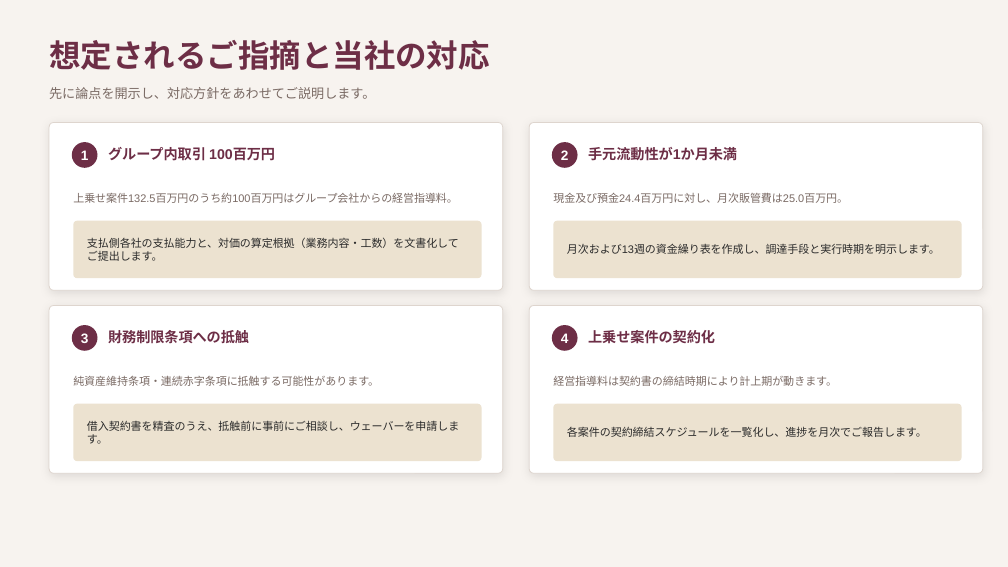
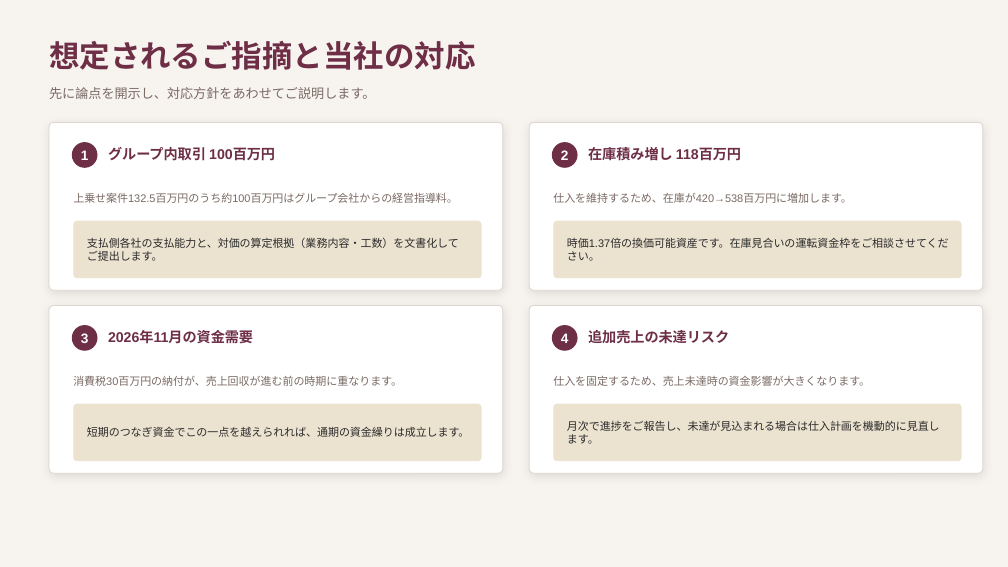
Before and after one commit to nakano-winebank/wine-auction, a slide deck: slide 14 of out/WineBank_FY2027_銀行提出.pptx. Drawn at 1008x567 pixels with LibreOffice and Linux fonts; fonts in the diff are those of the drawing. Boxes give left, top, right and bottom in pixels: in the first picture for what was removed or moved away, otherwise in the second. Text is boxed around its words. In the diff, an @@ line names an element or a change of style, - is before the commit and + after.

Commit message:
銀行提出用パワポをプランDで全面刷新（全16枚）
- 上場関連コストの削除、クルーザー事業利益の営業収益計上、
  ワイン仕入FY2026同水準維持、期首現預金3,000万円を全スライドに反映
- 4プラン比較（A/B/C/D）を新設し、資金繰りが成立するのはDのみである
  ことを明示
- ワイン在庫戦略のスライドを新設。仕入を絞ると割当が戻らず2〜3年先の
  成長を削るため仕入419.1百万円を維持する方針を説明
- 月次資金繰りをプランDで差し替え、ボトルネックが2026年11月
  （消費税30百万円の納付月）であることを明示
- プランDの蓋然性スライドを新設。必要売上621.1百万円はFY2025実績の
  82.5%・FY2026見込の87.7%であり、過去2期の売上水準を撤退後の
  粗利率で回せば経常利益182〜205百万円となる上振れ余地を提示

検証ツール全項目パス、全16枚を画像化して目視確認済み。

```diff
--- a/out/WineBank_FY2027_銀行提出.pptx
+++ b/out/WineBank_FY2027_銀行提出.pptx
@@ text "想定されるご指摘と当社の対応" at box(49, 41, 475, 70): size 30 to 29 pt @@
@@ text at box(588, 147, 741, 161): text changed @@
-手元流動性が1か月未満
+在庫積み増し 118百万円
@@ text at box(553, 193, 852, 203): text changed @@
-現金及び預金24.4百万円に対し、月次販管費は25.0百万円。
+仕入を維持するため、在庫が420→538百万円に増加します。
@@ text at box(567, 238, 949, 261): text changed @@
-月次および13週の資金繰り表を作成し、調達手段と実行時期を明示します。
+時価1.37倍の換価可能資産です。在庫見合いの運転資金枠をご相談させてください。
@@ text at box(108, 331, 253, 343): text changed @@
-財務制限条項への抵触
+2026年11月の資金需要
@@ text at box(588, 330, 729, 344): text changed @@
-上乗せ案件の契約化
+追加売上の未達リスク
@@ text at box(73, 376, 402, 386): text changed @@
-純資産維持条項・連続赤字条項に抵触する可能性があります。
+消費税30百万円の納付が、売上回収が進む前の時期に重なります。
@@ text at box(553, 376, 870, 386): text changed @@
-経営指導料は契約書の締結時期により計上期が動きます。
+仕入を固定するため、売上未達時の資金影響が大きくなります。
@@ text at box(87, 427, 470, 437): text changed @@
-借入契約書を精査のうえ、抵触前に事前にご相談し、ウェーバーを申請します。
+短期のつなぎ資金でこの一点を越えられれば、通期の資金繰りは成立します。
@@ text at box(567, 421, 940, 444): text changed @@
-各案件の契約締結スケジュールを一覧化し、進捗を月次でご報告します。
+月次で進捗をご報告し、未達が見込まれる場合は仕入計画を機動的に見直します。
```
Also in this commit, not shown: 11 other slides changed, 4 slides added, 3 slides removed, 3 other files.
